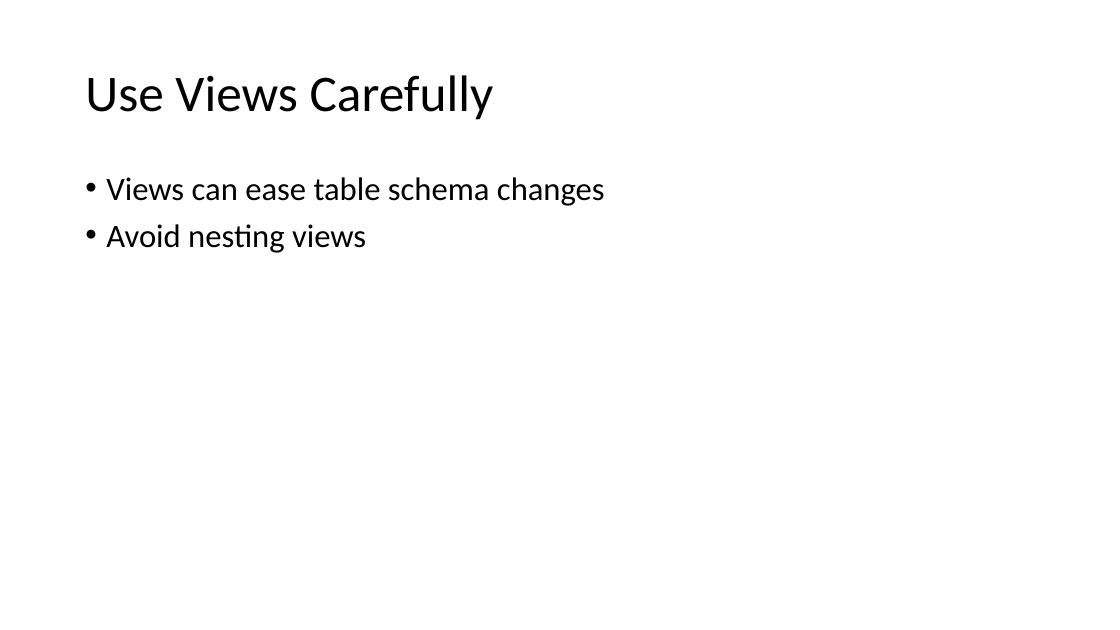
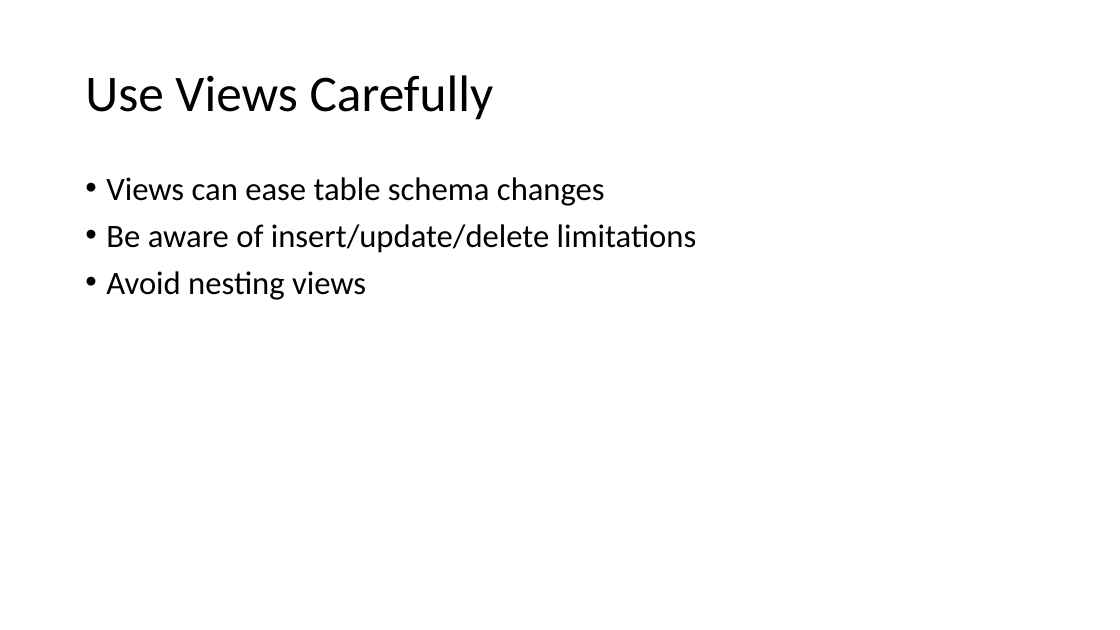
Before and after one commit to way0utwest/DatabaseDevOpsMS, a slide deck: slide 5 of Section 4 - Advanced Topics/4.0DatabaseDevOps.pptx (slide 6 before the commit). Drawn at 1120x630 pixels with LibreOffice and Linux fonts; fonts in the diff are those of the drawing. Boxes give left, top, right and bottom in pixels: in the first picture for what was removed or moved away, otherwise in the second. Text is boxed around its words. In the diff, an @@ line names an element or a change of style, - is before the commit and + after.

```diff
--- a/Section 4 - Advanced Topics/4.0DatabaseDevOps.pptx
+++ b/Section 4 - Advanced Topics/4.0DatabaseDevOps.pptx
@@ text at <box>106,224,697,253</box>: paragraph added @@
+• Be aware of insert/update/delete limitations
```
Also in this commit, not shown: 6 other slides changed, 2 slides added, 6 other files.
